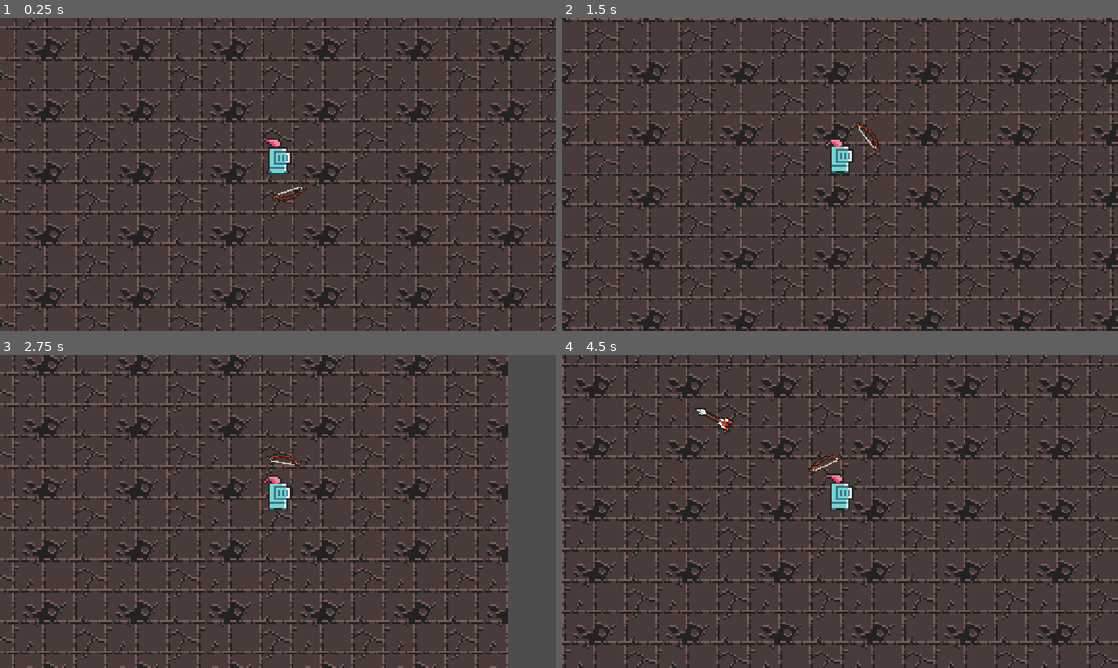
Above: before the commit, frames 1-4 (two rows, left to right).
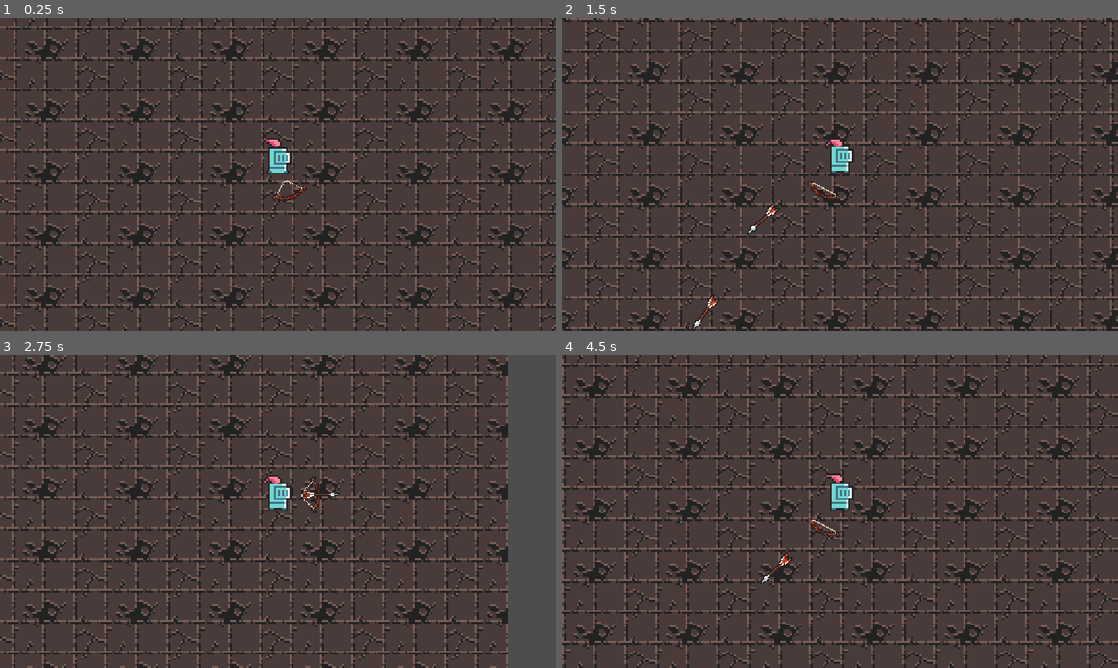
Above: after the commit, the same moments.

Repository: lancatlin/HumanError
Game: Godot game, scene res://scenes/game.tscn
Same seed, same stepped clock (60 frames per second), same inputs: the game is played once before the commit and once after it.
Inputs:
- Up to frame 1 (0.25 s): no input
- Up to frame 2 (1.5 s): hold Right (move_right) 0.53-1.28 s; hold Space (fire) 0.53-1.28 s; hold Down (move_down) from 1.28 s (still down); tap Space (fire) at 1.35 s
- Up to frame 3 (2.75 s): release Down (move_down) at 2.03 s; hold Right (move_right) from 2.03 s (still down); hold Space (fire) from 2.03 s (still down)
- Up to frame 4 (4.5 s): release Right (move_right) at 2.78 s; release Space (fire) at 2.78 s; hold Up (move_up) 2.78-3.53 s; tap Space (fire) at 2.85, 4.35 s; hold Space (fire) 3.53-4.28 s; hold Left (move_left) from 3.53 s (still down)

The runs differ from the first frame. In frame 1, less than 0.1% of the frame differs, in the area x 49-54%, y 51-57%; in frame 2, 0.4%; in frame 3, 0.3%; in frame 4, 0.5%, in the area x 23-51%, y 16-74%.

Commit message:
feat: add holding bow

Diff:
--- a/scenes/arrow.tscn
+++ b/scenes/arrow.tscn
@@ -1,7 +1,7 @@
 [gd_scene format=3 uid="uid://00cn02h8ffab"]
 
 [ext_resource type="Script" uid="uid://b5aw7rb3cbsox" path="res://scripts/arrow.gd" id="1_23jat"]
-[ext_resource type="Texture2D" uid="uid://dme1h64kyplmn" path="res://assets/0x72_DungeonTilesetII_v1.7/frames/weapon_arrow.png" id="1_umosx"]
+[ext_resource type="PackedScene" uid="uid://dvpnip0rh71uh" path="res://scenes/arrow_sprite.tscn" id="2_23jat"]
 
 [sub_resource type="RectangleShape2D" id="RectangleShape2D_nqmjc"]
 size = Vector2(20, 2)
@@ -12,8 +12,11 @@
 [node name="CollisionShape2D" type="CollisionShape2D" parent="." unique_id=1285754115]
 shape = SubResource("RectangleShape2D_nqmjc")
 
-[node name="Sprite2D" type="Sprite2D" parent="." unique_id=650494738]
-rotation = 1.5707964
-texture = ExtResource("1_umosx")
+[node name="ArrowSprite" parent="." unique_id=1884731302 instance=ExtResource("2_23jat")]
+scale = Vector2(0.71232444, 1.0119861)
+
+[node name="Timer" type="Timer" parent="." unique_id=1560202885]
+one_shot = true
 
 [connection signal="body_entered" from="." to="." method="_on_body_entered"]
+[connection signal="timeout" from="Timer" to="." method="_on_timer_timeout"]
--- /dev/null
+++ b/scenes/arrow_sprite.tscn
@@ -0,0 +1,7 @@
+[gd_scene format=3 uid="uid://dvpnip0rh71uh"]
+
+[ext_resource type="Texture2D" uid="uid://dme1h64kyplmn" path="res://assets/0x72_DungeonTilesetII_v1.7/frames/weapon_arrow.png" id="1_4kkjn"]
+
+[node name="ArrowSprite" type="Sprite2D" unique_id=1884731302]
+rotation = 1.5707964
+texture = ExtResource("1_4kkjn")
--- a/scenes/bow.tscn
+++ b/scenes/bow.tscn
@@ -2,16 +2,46 @@
 
 [ext_resource type="Script" uid="uid://sswb373xqqqg" path="res://scripts/bow.gd" id="1_prjx1"]
 [ext_resource type="Texture2D" uid="uid://bqpib52yiq5h1" path="res://assets/0x72_DungeonTilesetII_v1.7/frames/weapon_bow.png" id="1_vt0lb"]
+[ext_resource type="Texture2D" uid="uid://byt2pnkjaqba7" path="res://assets/0x72_DungeonTilesetII_v1.7/frames/weapon_bow_2.png" id="2_rivji"]
+[ext_resource type="PackedScene" uid="uid://dvpnip0rh71uh" path="res://scenes/arrow_sprite.tscn" id="4_atxj4"]
+
+[sub_resource type="SpriteFrames" id="SpriteFrames_nqmjc"]
+animations = [{
+"frames": [{
+"duration": 1.0,
+"texture": ExtResource("2_rivji")
+}],
+"loop": 1,
+"name": &"hold",
+"speed": 5.0
+}, {
+"frames": [{
+"duration": 1.0,
+"texture": ExtResource("1_vt0lb")
+}],
+"loop": 1,
+"name": &"idle",
+"speed": 5.0
+}]
 
 [node name="Bow" type="Node2D" unique_id=315595610]
 script = ExtResource("1_prjx1")
 
-[node name="Sprite2D" type="Sprite2D" parent="." unique_id=871725583]
+[node name="Sprite2D" type="AnimatedSprite2D" parent="." unique_id=310023668]
 position = Vector2(17, 6.7762636e-21)
 scale = Vector2(0.71428573, 0.71428573)
-texture = ExtResource("1_vt0lb")
+sprite_frames = SubResource("SpriteFrames_nqmjc")
+animation = &"hold"
 
 [node name="Muzzle" type="Node2D" parent="." unique_id=112699741]
 position = Vector2(22, 0)
 
+[node name="Timer" type="Timer" parent="." unique_id=1350772956]
+wait_time = 0.5
+
+[node name="ArrowSprite" parent="." unique_id=1884731302 instance=ExtResource("4_atxj4")]
+position = Vector2(22, 0)
+scale = Vector2(0.5532308, 0.95278025)
+
 [connection signal="shoot_arrow" from="." to="." method="_on_shoot_arrow"]
+[connection signal="timeout" from="Timer" to="." method="_on_timer_timeout"]
--- a/scripts/arrow.gd
+++ b/scripts/arrow.gd
@@ -3,11 +3,13 @@
 class_name Arrow
 
 @export var direction: Vector2
+@onready var timer: Timer = $Timer
 
 const SPEED = 500
 
 # Called when the node enters the scene tree for the first time.
 func _ready() -> void:
+	timer.start()
 	pass # Replace with function body.
 
 
@@ -18,6 +20,10 @@
 func _on_body_entered(body: Node2D) -> void:
 	destroy()
 
-
 func destroy() -> void:
 	queue_free()
+
+
+func _on_timer_timeout() -> void:
+	print("timeout")
+	destroy()
--- a/scripts/bow.gd
+++ b/scripts/bow.gd
@@ -4,18 +4,44 @@
 
 var direction = 1
 const angular_speed = 5
+const hold_speed = 2
+var hold: bool = false
 
 signal shoot_arrow(muzzle_pos: Vector2, direction: float)
 
 @onready var muzzle: Node2D = $Muzzle
+@onready var sprite: AnimatedSprite2D = $Sprite2D
+@onready var timer: Timer = $Timer
+@onready var arrow_sprite: Sprite2D = $ArrowSprite
+
+
+func _ready() -> void:
+	arrow_sprite.hide()
+
 
 # Called every frame. 'delta' is the elapsed time since the previous frame.
 func _process(delta: float) -> void:
-	rotation += direction * angular_speed * delta
-
+	if hold:
+		rotation += direction * hold_speed * delta
+	else:
+		rotation += direction * angular_speed * delta
 
 
 func _input(event: InputEvent) -> void:
 	if event.is_action_pressed("fire"):
+		hold = true
+		sprite.play("hold")
 		direction *= -1
+		timer.start()
+		arrow_sprite.show()
+
+	elif event.is_action_released("fire"):
+		hold = false
+		sprite.play("idle")
+		arrow_sprite.hide()
 		shoot_arrow.emit(muzzle.global_position, rotation)
+
+
+func _on_timer_timeout() -> void:
+	if hold:
+		direction *= -1
